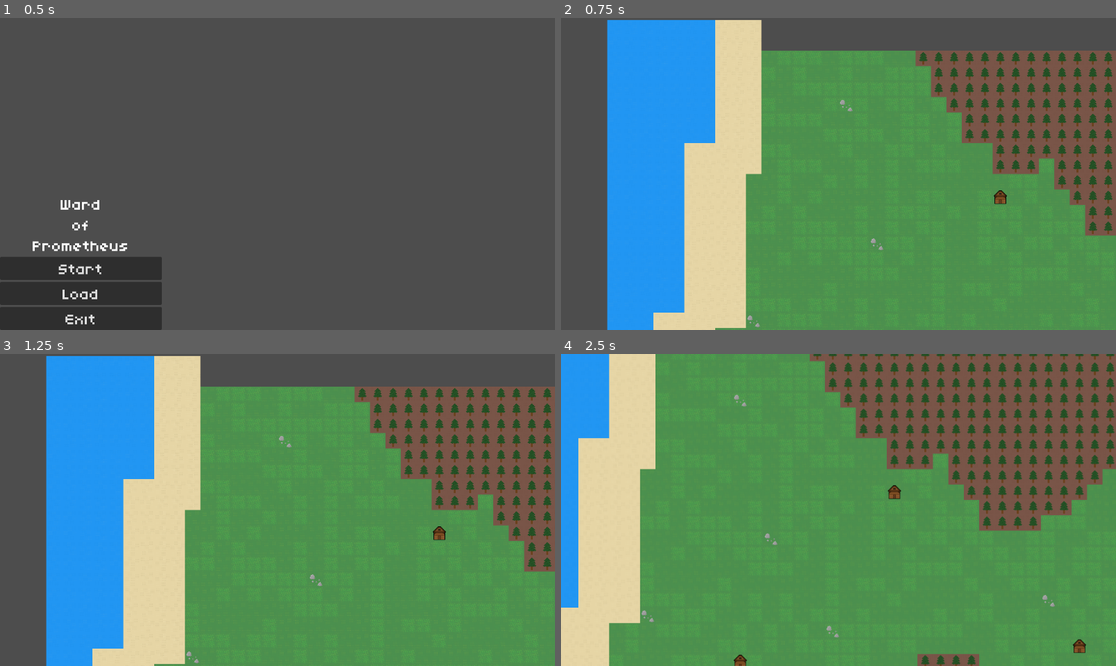
Above: before the commit, frames 1-4 (two rows, left to right).
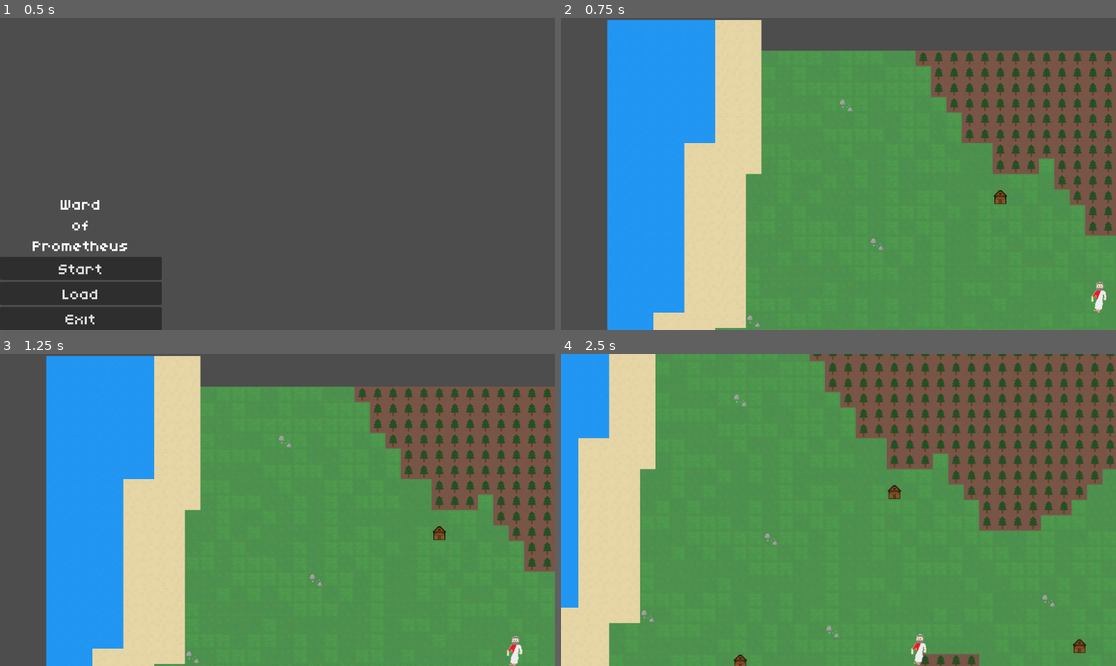
Above: after the commit, the same moments.

Repository: LDGamingExpress/Ward-of-Prometheus
Game: Godot game, scene res://MainMenu.tscn
Two runs of this game, one before a commit and one after it. Both use one fixed random seed, a clock stepped at 60 frames per second and the inputs below. The project has no main scene, so this scene is started directly.
Inputs:
- Up to frame 1 (0.5 s): no input
- Up to frame 2 (0.75 s): click "Start" at 0.5 s
- Up to frame 3 (1.25 s): no input
- Up to frame 4 (2.5 s): hold D (Right) 1.28-2.03 s; hold S (Down) from 2.03 s (still down)

Frame 1 is identical in both runs. In frame 2, 0.2% of the frame differs, in the area x 95-99%, y 84-95%; in frame 3, 0.2%; in frame 4, 0.2%, in the area x 63-66%, y 89-100%.

Commit message:
Added "Fools"
I have added a basic version of "fools" to capture

Diff:
--- /dev/null
+++ b/ward-of-prometheus/Fool.tscn
@@ -0,0 +1,26 @@
+[gd_scene load_steps=5 format=3 uid="uid://wdky788076t0"]
+
+[ext_resource type="Script" path="res://FoolScript.gd" id="1_aq0ac"]
+[ext_resource type="Texture2D" uid="uid://cvffqcnc6t0xw" path="res://Textures/FantasyScholarSmall.png" id="2_e0c7d"]
+
+[sub_resource type="CapsuleShape2D" id="CapsuleShape2D_t8dpe"]
+height = 62.0
+
+[sub_resource type="CircleShape2D" id="CircleShape2D_lp3i4"]
+radius = 55.0
+
+[node name="Fool" type="CharacterBody2D" groups=["Fools"]]
+script = ExtResource("1_aq0ac")
+
+[node name="Sprite2D" type="Sprite2D" parent="."]
+texture = ExtResource("2_e0c7d")
+
+[node name="CollisionShape2D" type="CollisionShape2D" parent="."]
+shape = SubResource("CapsuleShape2D_t8dpe")
+
+[node name="FireDetect" type="Area2D" parent="."]
+
+[node name="CollisionShape2D" type="CollisionShape2D" parent="FireDetect"]
+shape = SubResource("CircleShape2D_lp3i4")
+
+[connection signal="body_entered" from="FireDetect" to="." method="_on_fire_detect_body_entered"]
--- /dev/null
+++ b/ward-of-prometheus/FoolScript.gd
@@ -0,0 +1,35 @@
+extends CharacterBody2D
+var rng = RandomNumberGenerator.new()
+
+const SPEED = 120.0
+var Location2Go = position
+
+func _ready() -> void:
+	Location2Go = Vector2(rng.randf_range((Globals.MapSize - 1) * -16, (Globals.MapSize - 1) * 16),rng.randf_range((Globals.MapSize - 1) * -16, (Globals.MapSize - 1) * 16))
+	var Sprite2Use = rng.randi_range(1,3)
+	match Sprite2Use:
+		1:
+			$Sprite2D.texture = load("res://Textures/FantasyScholarSmall.png")
+		2:
+			$Sprite2D.texture = load("res://Textures/GreekGirlSmall.png")
+		3:
+			$Sprite2D.texture = load("res://Textures/PhilosopherSmall.png")
+
+
+func _physics_process(delta: float) -> void:
+	if sqrt(pow(position.x - Location2Go.x,2) + pow(position.y - Location2Go.y,2)) < 20:
+		Location2Go = Vector2(rng.randf_range((Globals.MapSize - 1) * -16, (Globals.MapSize - 1) * 16),rng.randf_range((Globals.MapSize - 1) * -16, (Globals.MapSize - 1) * 16))
+	var MoveVector = Location2Go - position
+	var MoveVectorAbs = sqrt(pow(Location2Go.x,2) + pow(Location2Go.y,2))
+	MoveVector = Vector2(MoveVector.x/MoveVectorAbs,MoveVector.y/MoveVectorAbs)
+	velocity = MoveVector * SPEED
+	move_and_slide()
+
+	velocity = velocity / 100
+	if sqrt(pow(velocity.x,2) + pow(velocity.y,2)) < 10:
+		velocity = Vector2(0,0)
+
+
+func _on_fire_detect_body_entered(body: Node2D) -> void:
+	if body.is_in_group("Fire"):
+		Location2Go = Vector2(rng.randf_range((Globals.MapSize - 1) * -16, (Globals.MapSize - 1) * 16),rng.randf_range((Globals.MapSize - 1) * -16, (Globals.MapSize - 1) * 16))
--- a/ward-of-prometheus/MainGame.tscn
+++ b/ward-of-prometheus/MainGame.tscn
@@ -1,7 +1,8 @@
-[gd_scene load_steps=7 format=4 uid="uid://8puhwu1pgixd"]
+[gd_scene load_steps=8 format=4 uid="uid://8puhwu1pgixd"]
 
 [ext_resource type="Texture2D" uid="uid://q02yr7jm21h6" path="res://Textures/SpriteSheet.png" id="1_nns6q"]
 [ext_resource type="PackedScene" uid="uid://coj5guwxj0ib0" path="res://Player.tscn" id="2_lea6x"]
+[ext_resource type="PackedScene" uid="uid://wdky788076t0" path="res://Fool.tscn" id="3_iesic"]
 
 [sub_resource type="TileSetAtlasSource" id="TileSetAtlasSource_i7mhj"]
 texture = ExtResource("1_nns6q")
@@ -230,3 +231,6 @@
 tile_set = SubResource("TileSet_niltu")
 
 [node name="Player" parent="." instance=ExtResource("2_lea6x")]
+
+[node name="Fool" parent="." instance=ExtResource("3_iesic")]
+position = Vector2(557, 243)
--- /dev/null
+++ b/ward-of-prometheus/globals.gd
@@ -0,0 +1,11 @@
+extends Node
+var MapSize = 50
+
+# Called when the node enters the scene tree for the first time.
+func _ready() -> void:
+	pass # Replace with function body.
+
+
+# Called every frame. 'delta' is the elapsed time since the previous frame.
+func _process(delta: float) -> void:
+	pass
--- a/ward-of-prometheus/project.godot
+++ b/ward-of-prometheus/project.godot
@@ -13,6 +13,10 @@
 config/name="Ward of Prometheus"
 config/features=PackedStringArray("4.3", "Forward Plus")
 config/icon="res://icon.svg"
+
+[autoload]
+
+Globals="*res://globals.gd"
 
 [input]
 
Binary file added: ward-of-prometheus/Textures/FantasyScholarBig.png
Not shown, added: ward-of-prometheus/Textures/FantasyScholarBig.png.import
Binary file added: ward-of-prometheus/Textures/FantasyScholarSmall.png
Not shown, added: ward-of-prometheus/Textures/FantasyScholarSmall.png.import
Not shown, added: ward-of-prometheus/Textures/Fantasy_Scholar.jpg.import
Binary file added: ward-of-prometheus/Textures/FireParticle.png
Not shown, added: ward-of-prometheus/Textures/FireParticle.png.import
Binary file added: ward-of-prometheus/Textures/GreekGirlBig.png
Not shown, added: ward-of-prometheus/Textures/GreekGirlBig.png.import
Binary file added: ward-of-prometheus/Textures/GreekGirlSmall.png
Not shown, added: ward-of-prometheus/Textures/GreekGirlSmall.png.import
Not shown, added: ward-of-prometheus/Textures/Greek_Woman.jpg.import
(and 12 more such lines)
